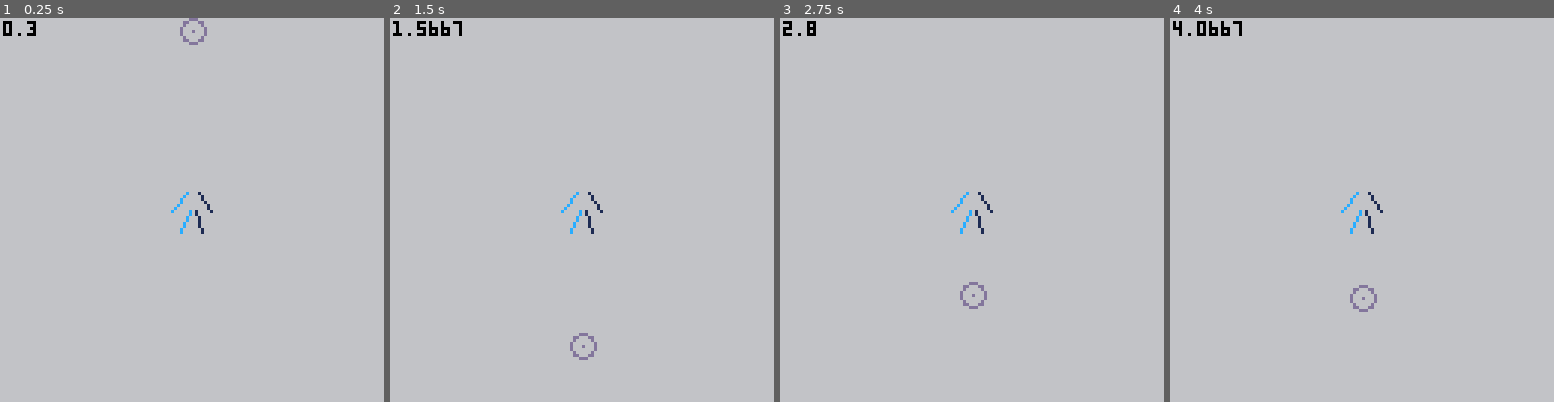
Above: before the commit, frames 1-4 (left to right).
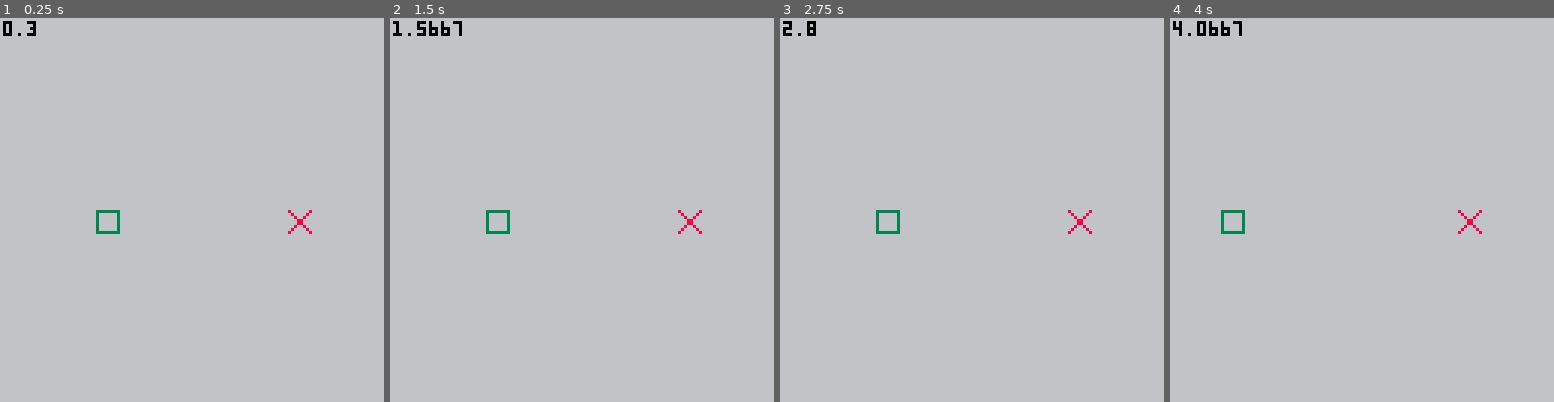
Above: after the commit, the same moments.

Repository: mysterycommand/train-jam-2019-pico-8
Game: PICO-8 cartridge carts/test.p8
Two runs of this game, one before a commit and one after it. Both use one fixed random seed, a clock stepped at 60 frames per second and the inputs below.
Inputs:
- Up to frame 1 (0.25 s): no input
- Up to frame 2 (1.5 s): tap X (X key) at 0.33, 1.07 s; tap O (Z key) at 0.7 s
- Up to frame 3 (2.75 s): hold Right 1.6-2.1 s; tap O (Z key) at 1.7, 2.1, 2.5 s; tap X (X key) at 1.85 s; hold Up 2.15-2.42 s; hold Right from 2.47 s (still down)
- Up to frame 4 (4 s): tap O (Z key) at 2.9, 3.3, 3.7 s; tap X (X key) at 2.97 s; release Right at 3.03 s; hold Left 3.08-3.58 s; hold Down 3.63-3.97 s

The runs differ from the first frame. In frame 1, 0.6% of the frame differs, in the area x 25-82%, y 0-57%; in frame 2, 0.6%; in frame 3, 0.6%; in frame 4, 0.6%.

Commit message:
spike: more learning about buttons

Diff:
--- a/carts/test.p8
+++ b/carts/test.p8
@@ -5,29 +5,29 @@
 left,right,up,down,fire1,fire2=0,1,2,3,4,5
 black,dark_blue,dark_purple,dark_green,brown,dark_gray,light_gray,white,red,orange,yellow,green,blue,indigo,pink,peach=0,1,2,3,4,5,6,7,8,9,10,11,12,13,14,15
 
+taps = {}
+
 function _init()
-  gravity = vec(0, 0.1)
-  p = particle(64, 1)
+  p1 = vec(32, 64)
+  p2 = vec(96, 64)
 end
 
 function _update()
-  update(p)
+  if btn(left, 0) then
+    taps[left] = time()
+    p1.x -= 1
+  end
 end
 
 function _draw()
   cls(light_gray)
-  print(time(),1,1,black)
+  print(time(), 1, 1, black)
 
-  -- legs
-  bone(65, 64, 8, 0.80, dark_blue)
-  bone(63, 64, 8, 0.70, blue)
+  spr(1,p1.x,p1.y)
+  spr(2,p2.x,p2.y)
+end
 
-  -- arms
-  bone(66, 58, 8, 0.85, dark_blue)
-  bone(62, 58, 8, 0.65, blue)
-
-  draw(p)
-end
+-- scratch
 
 function vec(x, y)
   return {
@@ -46,28 +46,28 @@
 
 function particle(x, y)
   return {
-    currPos = vec(x, y),
-    prevPos = vec(x, y),
+    currpos = vec(x, y),
+    prevpos = vec(x, y),
   }
 end
 
 function update(p)
-  local prevVel = sub(p.currPos, p.prevPos)
-  local currVel = add(prevVel, gravity)
-  local nextPos = add(p.currPos, currVel)
+  local prevvel = sub(p.currpos, p.prevpos)
+  local currvel = add(prevvel, gravity)
+  local nextpos = add(p.currpos, currvel)
 
-  p.prevPos = p.currPos
-  p.currPos = nextPos
+  p.prevpos = p.currpos
+  p.currpos = nextpos
 
-  if p.currPos.y > 127 then
-    p.currPos.y = 0
-    p.prevPos.y = -currVel.y
+  if p.currpos.y > 127 then
+    p.currpos.y = 0
+    p.prevpos.y = -currvel.y
   end
 end
 
 function draw(p)
-  circ(p.currPos.x, p.currPos.y, 4, indigo)
-  pset(p.currPos.x, p.currPos.y, indigo)
+  circ(p.currpos.x, p.currpos.y, 4, indigo)
+  pset(p.currpos.x, p.currpos.y, indigo)
 end
 
 function lerp(a, b, t)
@@ -77,3 +77,13 @@
 function bone(x, y, l, a, c)
   line(x, y, x + l * cos(a), y + l * sin(a), c)
 end
+
+__gfx__
+00000000333333338000000800000000000000000000000000000000000000000000000000000000000000000000000000000000000000000000000000000000
+00000000300000030800008000000000000000000000000000000000000000000000000000000000000000000000000000000000000000000000000000000000
+00700700300000030080080000000000000000000000000000000000000000000000000000000000000000000000000000000000000000000000000000000000
+00077000300000030008800000000000000000000000000000000000000000000000000000000000000000000000000000000000000000000000000000000000
+00077000300000030008800000000000000000000000000000000000000000000000000000000000000000000000000000000000000000000000000000000000
+00700700300000030080080000000000000000000000000000000000000000000000000000000000000000000000000000000000000000000000000000000000
+00000000300000030800008000000000000000000000000000000000000000000000000000000000000000000000000000000000000000000000000000000000
+00000000333333338000000800000000000000000000000000000000000000000000000000000000000000000000000000000000000000000000000000000000
Not shown, changed: config.txt
Not shown, changed: log.txt
